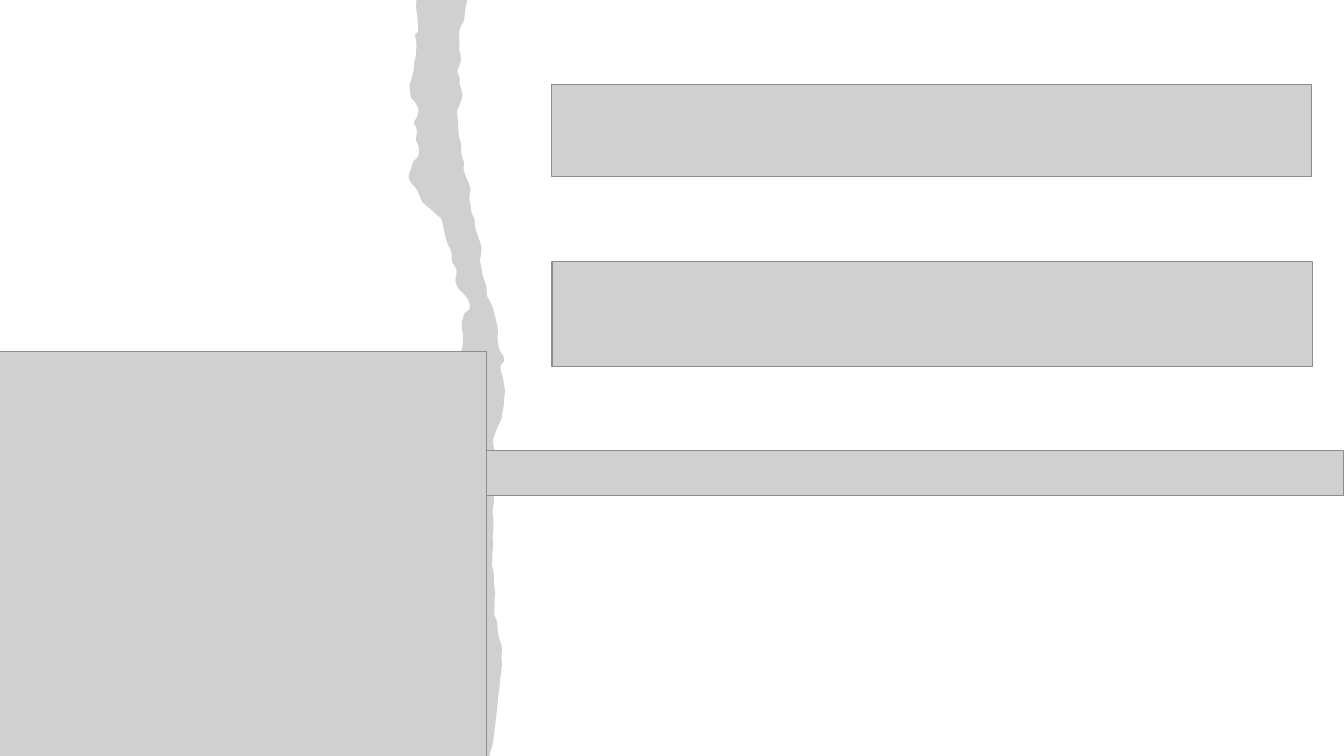
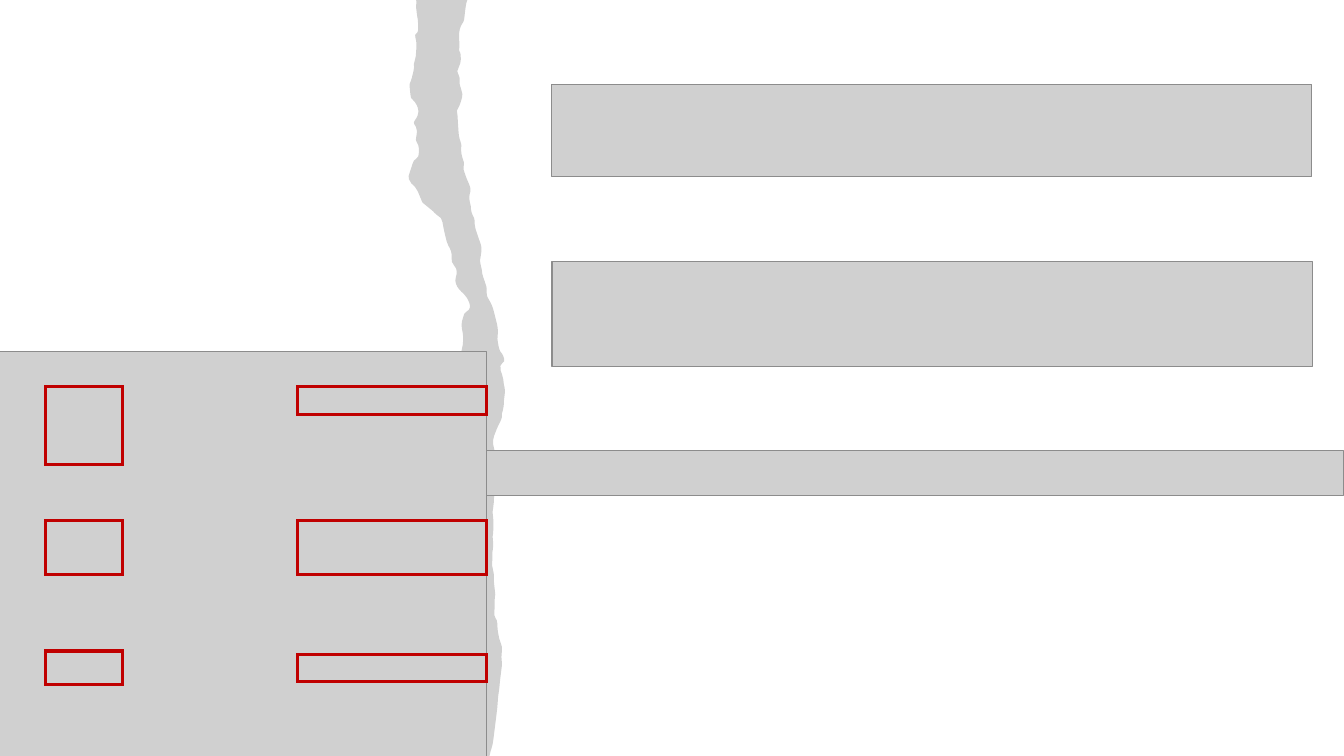
Before and after one commit to mjunSung/AIFFEL_rs_10th_DLThon, a slide deck: slide 9 of data/DLthon.pptx. Drawn at 1344x756 pixels with LibreOffice and Linux fonts; fonts in the diff are those of the drawing; grey boxes stand for pictures. Boxes give left, top, right and bottom in pixels: in the first picture for what was removed or moved away, otherwise in the second. Text is boxed around its words. In the diff, an @@ line names an element or a change of style, - is before the commit and + after.

```diff
--- a/data/DLthon.pptx
+++ b/data/DLthon.pptx
@@ rectangle added at [45,387,123,465], outline #C00000 2.25 pt @@
@@ rectangle added at [297,387,486,414], outline #C00000 2.25 pt @@
@@ rectangle added at [45,520,123,575], outline #C00000 2.25 pt @@
@@ rectangle added at [297,520,486,575], outline #C00000 2.25 pt @@
@@ rectangle added at [45,651,123,685], outline #C00000 2.25 pt @@
@@ rectangle added at [297,654,486,682], outline #C00000 2.25 pt @@
```
Also in this commit, not shown: 4 other slides changed, 4 slides added, 1 other file.
